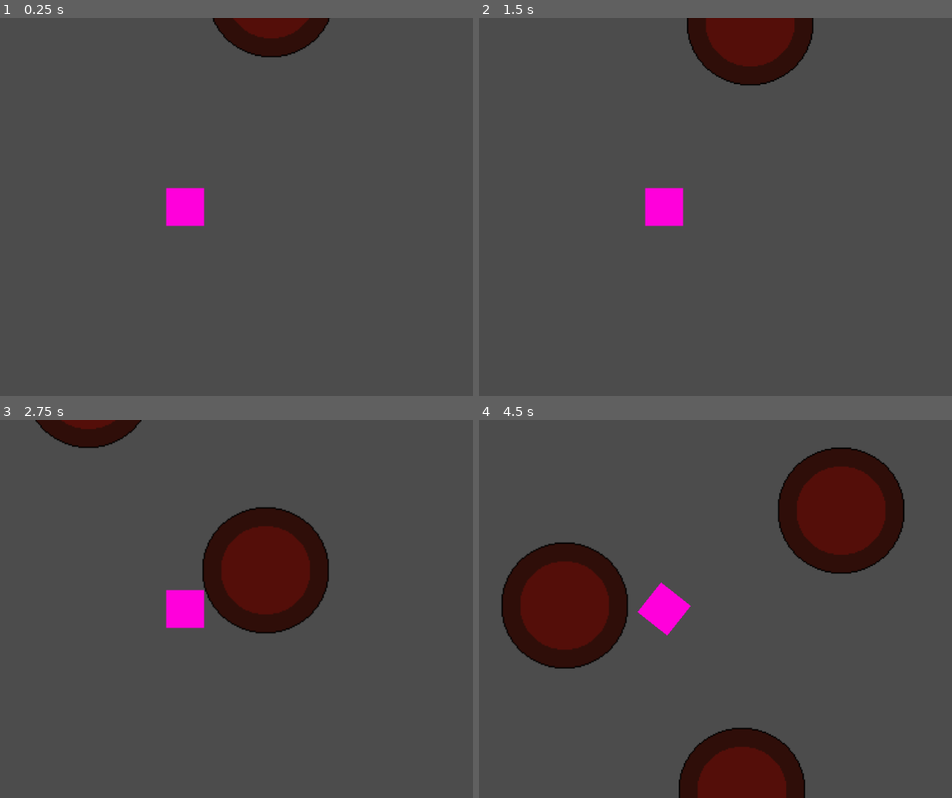
Above: before the commit, frames 1-4 (two rows, left to right).
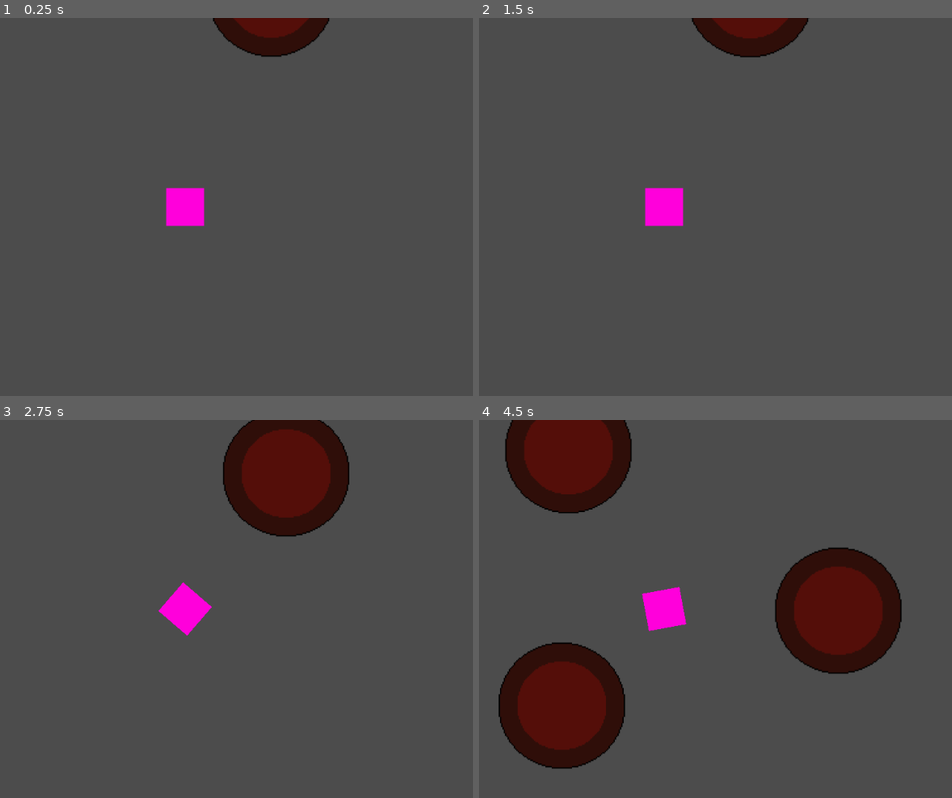
Above: after the commit, the same moments.

Repository: duiliofelix/GravityField
Game: Godot game, scene res://Scenes/MainScenes.tscn
The game is run twice, just before and just after one commit, with the same random seed, the same clock (stepped at 60 frames per second) and the same inputs.
Inputs:
- Up to frame 1 (0.25 s): no input
- Up to frame 2 (1.5 s): hold Right 0.53-1.28 s; hold Space 0.53-1.28 s; hold Left from 1.28 s (still down); tap Space at 1.35 s
- Up to frame 3 (2.75 s): tap Space at 1.52, 1.82 s; release Left at 2.03 s; hold Right from 2.03 s (still down); hold Space from 2.03 s (still down)
- Up to frame 4 (4.5 s): release Space at 2.78 s; tap Space at 2.85, 3.02, 3.32, 4.35 s; release Right at 3.53 s; hold Space 3.53-4.28 s; hold Left from 3.53 s (still down)

The runs differ from the first frame. In frame 1, less than 0.1% of the frame differs, in the area x 45-70%, y 0-11%; in frame 2, 3.0%; in frame 3, 14%; in frame 4, 36%, in the area x 4-90%, y 0-100%.

Commit message:
Adding side thrusters

Diff:
--- a/Actors/Rocket.tscn
+++ b/Actors/Rocket.tscn
@@ -17,3 +17,14 @@
 
 [node name="Camera2D" type="Camera2D" parent="."]
 current = true
+
+[node name="RightThruster" type="RayCast2D" parent="."]
+position = Vector2( 30, -30 )
+cast_to = Vector2( 10, 0 )
+
+[node name="LeftThruster" type="RayCast2D" parent="."]
+position = Vector2( -30, -30 )
+cast_to = Vector2( -10, 0 )
+
+[node name="BaseThrust" type="RayCast2D" parent="."]
+cast_to = Vector2( 0, -30 )
--- a/Scripts/Rocket.gd
+++ b/Scripts/Rocket.gd
@@ -1,8 +1,14 @@
 extends RigidBody2D
 
 func _ready():
-	self.add_central_force(Vector2(0, -30))
+	pass
 
 func _input(event):
 	if Input.is_key_pressed(KEY_SPACE):
-		self.add_central_force(Vector2(0, -30))
+		self.add_central_force($BaseThrust.cast_to)
+
+	if Input.is_key_pressed(KEY_RIGHT):
+		self.add_force($RightThruster.transform.get_origin(), $RightThruster.cast_to)
+
+	if Input.is_key_pressed(KEY_LEFT):
+		self.add_force($LeftThruster.transform.get_origin(), $LeftThruster.cast_to)
